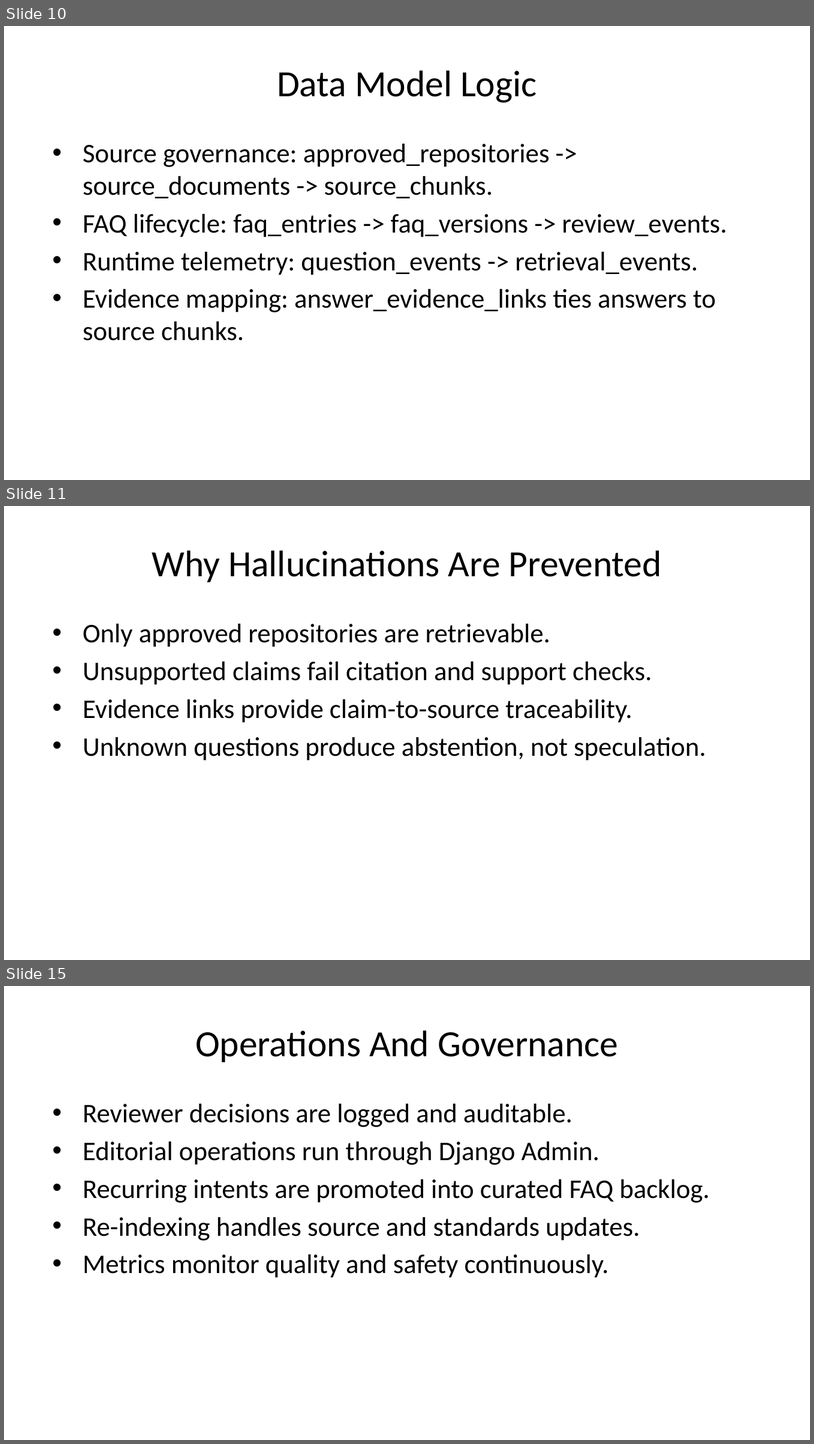
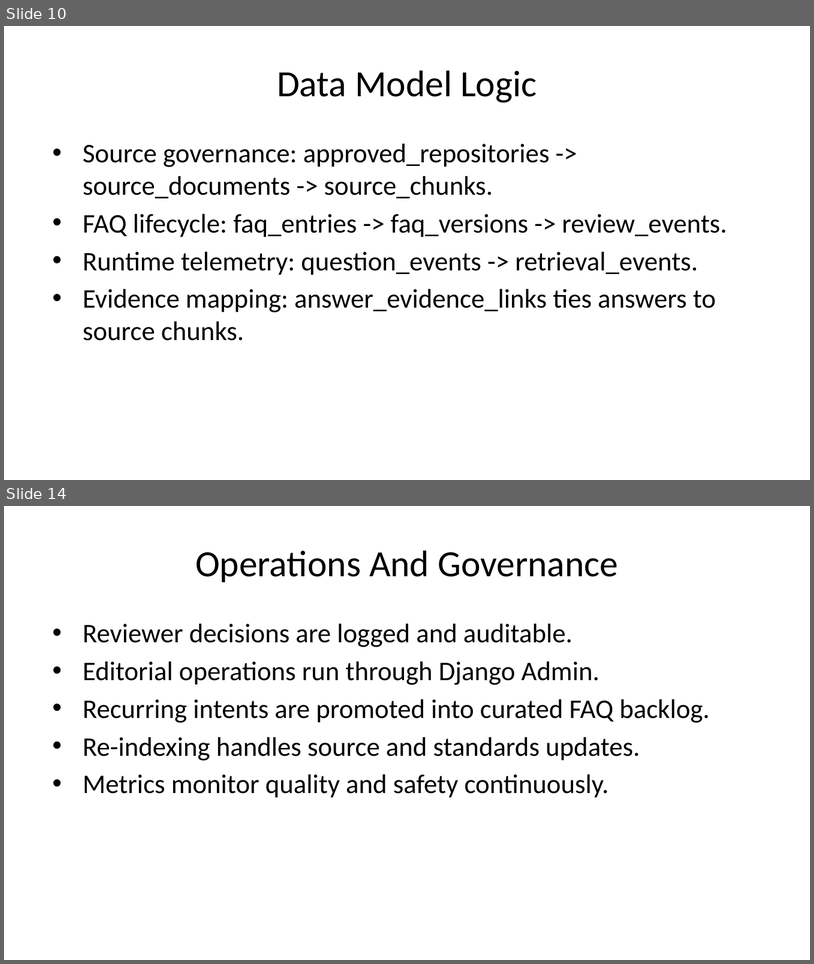
Before and after one commit to UM-KGPI/NapcoreHelpdesk, a slide deck: dist/napcore-helpdesk-presentation.pptx. Shown one above the other, each under a label of ours: slides 10, 11 and 15 before the commit, slides 10 and 14 after it; the slides between them are not shown. The pictures are 814x1444 and 814x964 pixels, drawn with LibreOffice and Linux fonts; fonts in the diff are those of the drawing. Boxes give left, top, right and bottom in pixels: in the first picture for what was removed or moved away, otherwise in the second. Text is boxed around its words. In the diff, an @@ line names an element or a change of style, - is before the commit and + after.

```diff
--- a/dist/napcore-helpdesk-presentation.pptx
+++ b/dist/napcore-helpdesk-presentation.pptx
@@ slide 11 removed at <box>4,506,810,960</box>, background #FFFFFF @@
@@ title removed at <box>152,550,662,582</box> @@
-Why Hallucinations Are Prevented
@@ text removed at <box>83,624,706,760</box> @@
-• Only approved repositories are retrievable.
-• Unsupported claims fail citation and support checks.
-• Evidence links provide claim-to-source traceability.
-• Unknown questions produce abstention, not speculation.
@@ what was slide 15 is now slide 14 @@
```
Also in this commit, not shown: 5 slides changed, 29 other files.
